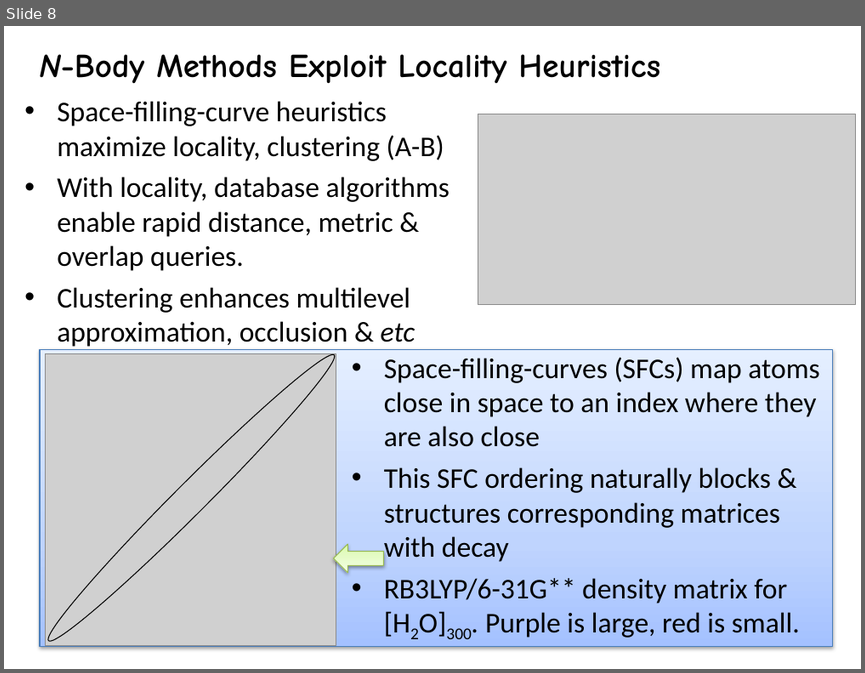
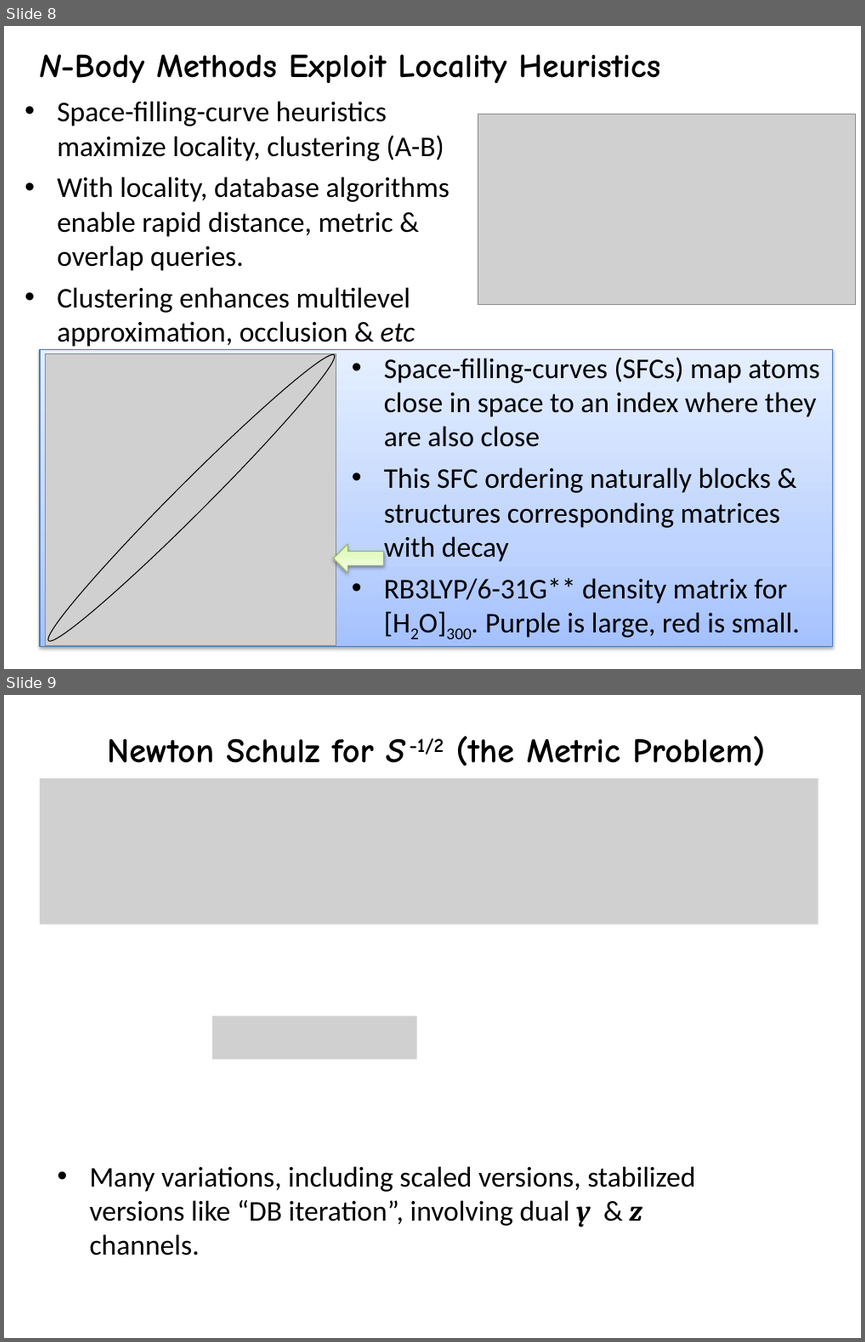
Before and after one commit to FreeON/spammpack, a slide deck: sandwitch_results_3_2015/spamm_big_picture.pptx. Shown one above the other, each under a label of ours: slide 8 before the commit, slides 8 and 9 after it. The pictures are 865x673 and 865x1342 pixels, drawn with LibreOffice and Linux fonts; fonts in the diff are those of the drawing; grey boxes stand for pictures. Boxes give left, top, right and bottom in pixels: in the first picture for what was removed or moved away, otherwise in the second. Text is boxed around its words. In the diff, an @@ line names an element or a change of style, - is before the commit and + after.

```diff
--- a/sandwitch_results_3_2015/spamm_big_picture.pptx
+++ b/sandwitch_results_3_2015/spamm_big_picture.pptx
@@ slide 9 added at [4, 695, 861, 1338], background #FFFFFF @@
@@ title added at [107, 736, 765, 766], 28.8 pt, text #000000, bold @@
+Newton Schulz for S -1/2 (the Metric Problem)
@@ picture added at [40, 778, 818, 924] @@
@@ picture added at [212, 1016, 417, 1059] @@
@@ text added at [90, 1166, 695, 1255], 24 pt, text #000000 @@
+• Many variations, including scaled versions, stabilized versions like “DB iteration”, involving dual y & z channels.
```
Also in this commit, not shown: 3 slides changed, 1 other slide added, 2 slides removed, 3 other files.
